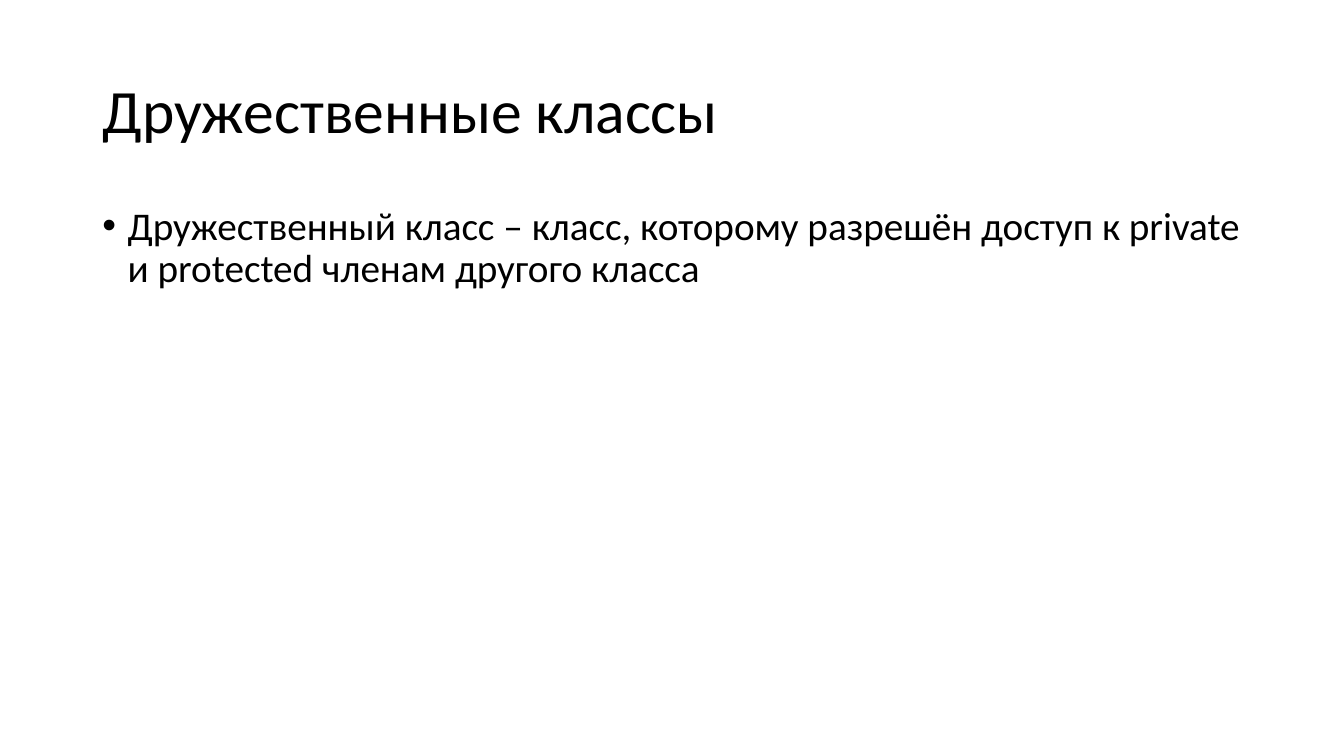
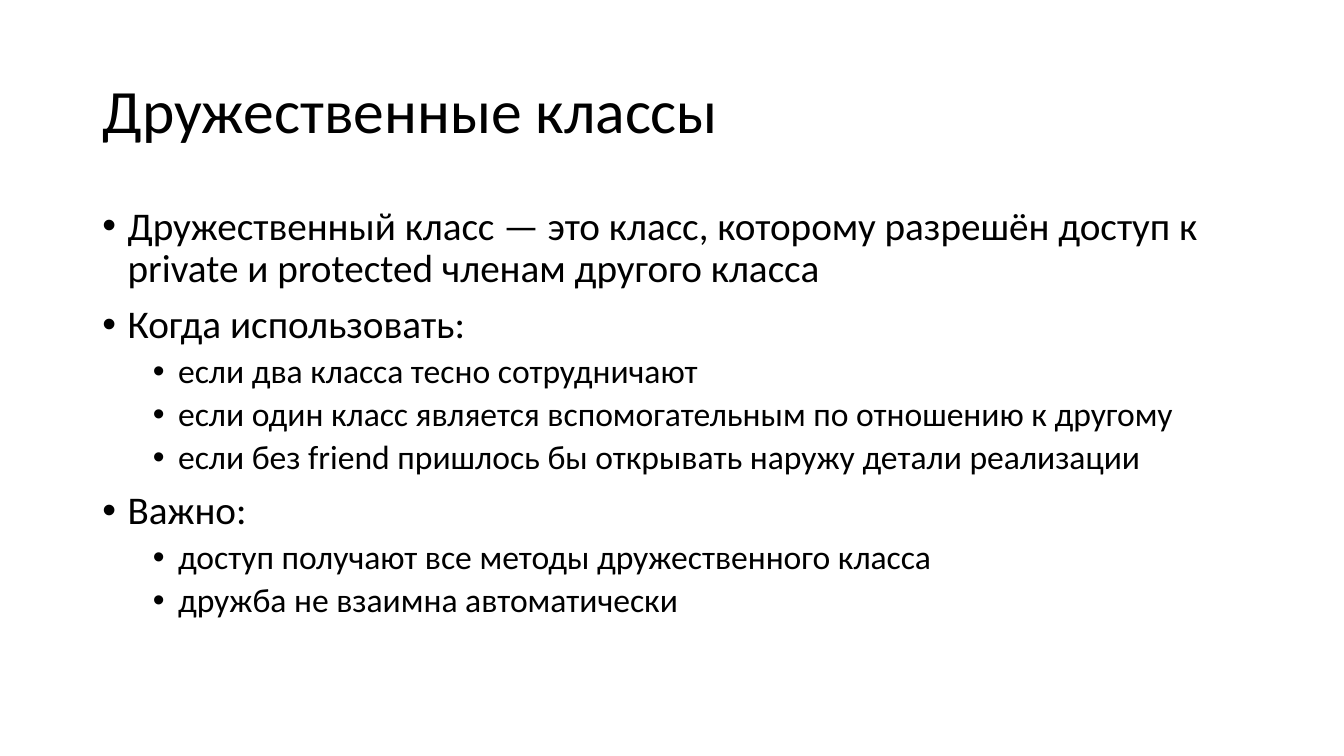
Before and after one commit to alexey-malov/oop, a slide deck: slide 5 of lectures/04/Дружественные функции и классы. Перегрузка операций.pptx (slide 4 before the commit). Drawn at 1344x756 pixels with LibreOffice and Linux fonts; fonts in the diff are those of the drawing. Boxes give left, top, right and bottom in pixels: in the first picture for what was removed or moved away, otherwise in the second. Text is boxed around its words. In the diff, an @@ line names an element or a change of style, - is before the commit and + after.

```diff
--- a/lectures/04/Дружественные функции и классы. Перегрузка операций.pptx
+++ b/lectures/04/Дружественные функции и классы. Перегрузка операций.pptx
@@ text at bbox=[128, 213, 1197, 618]: text changed; size 28 to 24 pt @@
-• Дружественный класс – класс, которому разрешён доступ к private и protected членам другого класса
+• Дружественный класс — это класс, которому разрешён доступ к private и protected членам другого класса
+• Когда использовать:
+  • если два класса тесно сотрудничают
+  • если один класс является вспомогательным по отношению к другому
+  • если без friend пришлось бы открывать наружу детали реализации
+• Важно:
+  • доступ получают все методы дружественного класса
+  • дружба не взаимна автоматически
```
Also in this commit, not shown: 15 other slides changed, 8 slides added, 19 slides removed, 1 other file.
